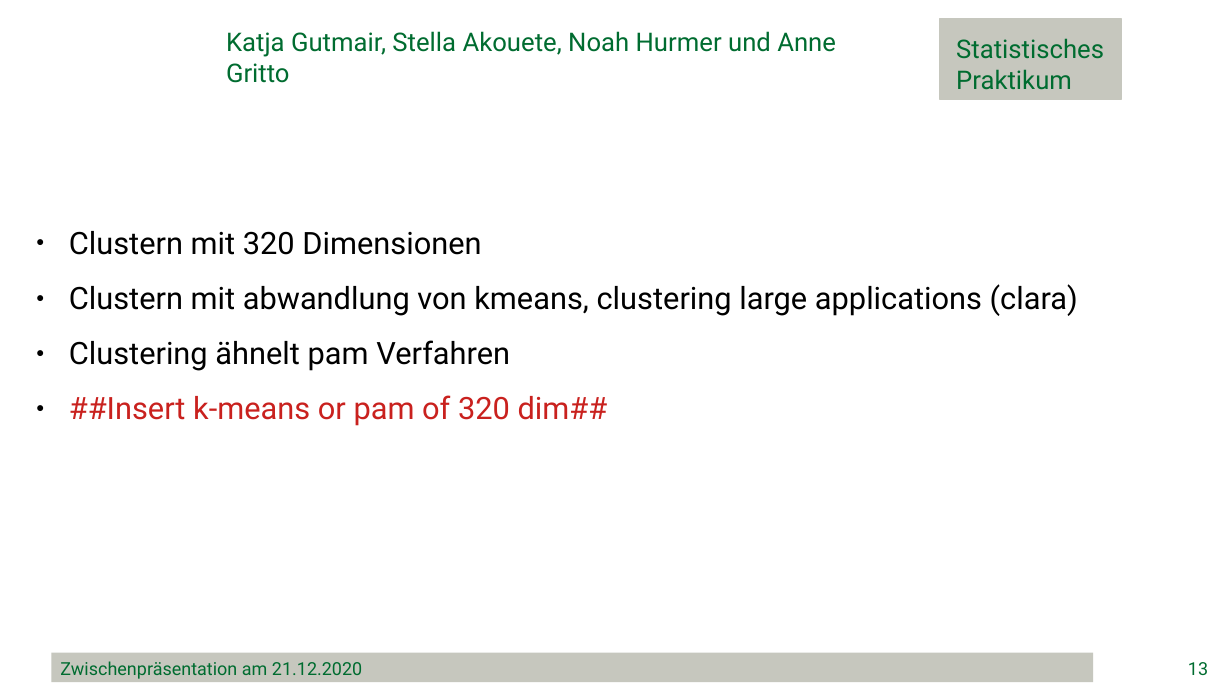
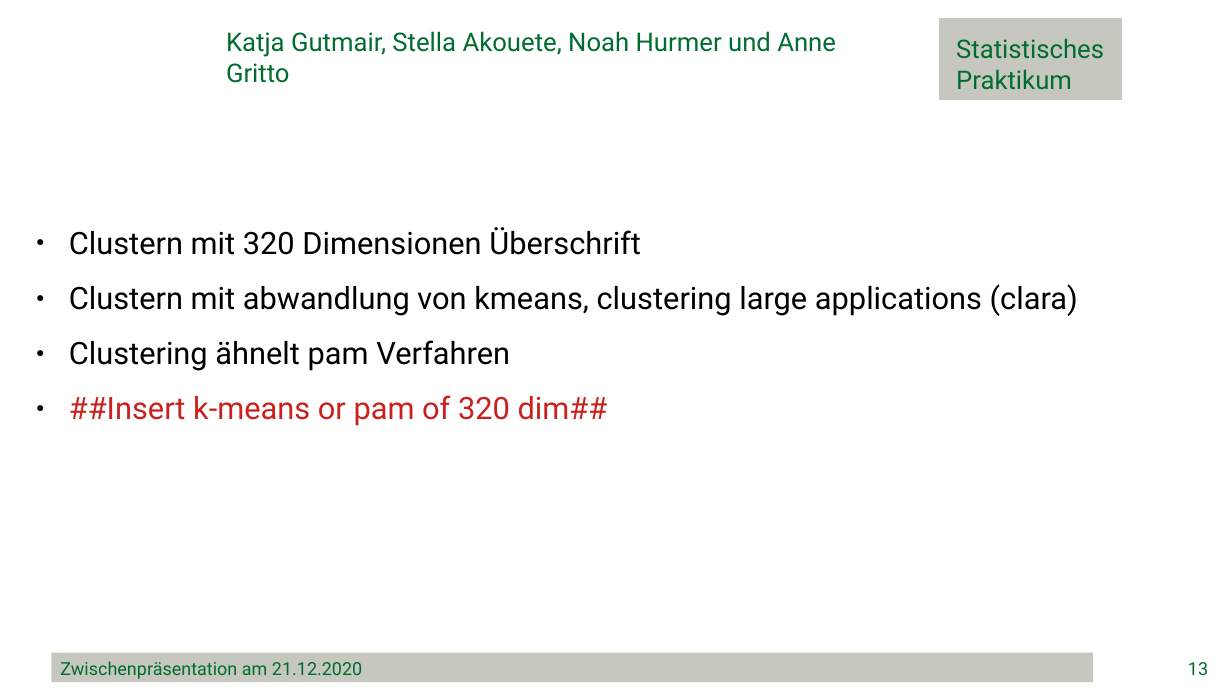
Before and after one commit to minimops/weatherFrog, a slide deck: slide 13 of ppt/Zwischenpraesentation_v1.1.pptx. Drawn at 1232x693 pixels with LibreOffice and Linux fonts; fonts in the diff are those of the drawing; background and template pictures are left out. Boxes give left, top, right and bottom in pixels: in the first picture for what was removed or moved away, otherwise in the second. Text is boxed around its words. In the diff, an @@ line names an element or a change of style, - is before the commit and + after.

```diff
--- a/ppt/Zwischenpraesentation_v1.1.pptx
+++ b/ppt/Zwischenpraesentation_v1.1.pptx
@@ text at box(69, 227, 641, 255): text changed @@
-● Clustern mit 320 Dimensionen
+● Clustern mit 320 Dimensionen Überschrift
```
Also in this commit, not shown: 8 other slides changed.
